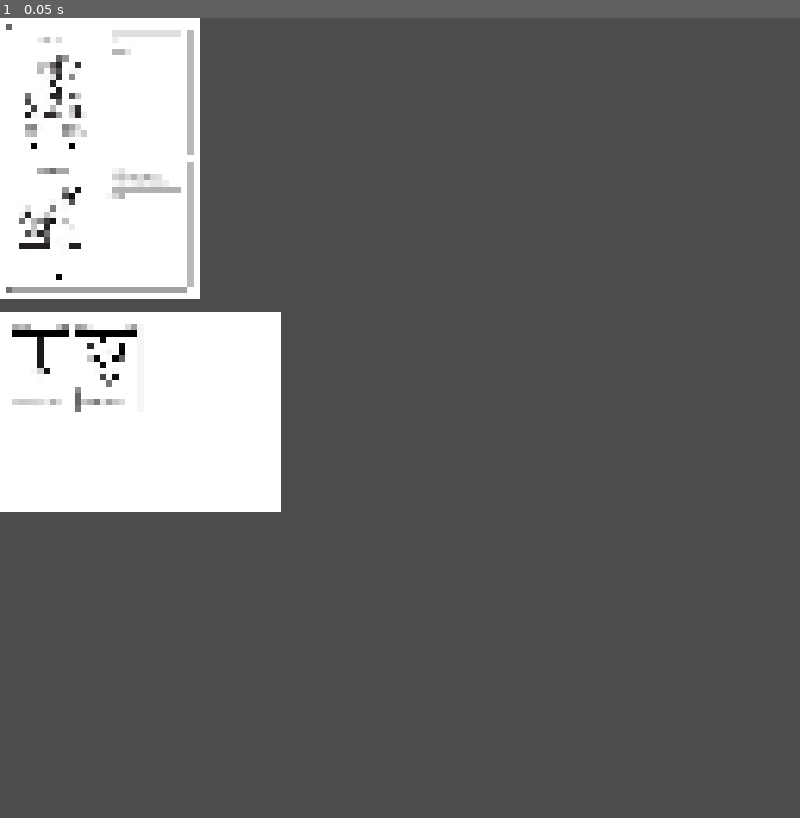
Above: before the commit, frame 1.
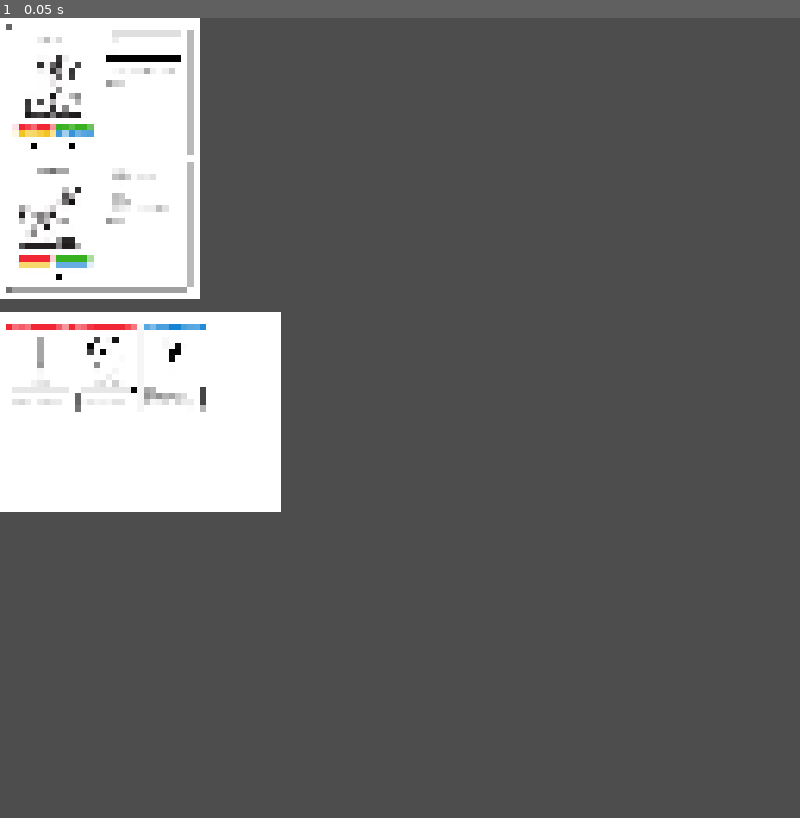
Above: after the commit, the same moment.

Repository: Paraldos/rpg-cards
Game: Godot game, scene res://content.tscn
The game is run twice, just before and just after one commit, with the same random seed, the same clock (stepped at 60 frames per second) and the same inputs. This scene is started directly instead of the project's main scene.
Inputs:
- Up to frame 1 (0.05 s): no input

The runs differ from the first frame. In frame 1, 1.7% of the frame differs, in the area x 0-26%, y 3-50%.

Commit message:
refined cards

Diff:
--- a/abilities/ability_display.gd
+++ b/abilities/ability_display.gd
@@ -24,3 +24,8 @@
 		title_label.text = ability.title
 		cost_label.text = "Kosten: %s" % ability.get_cost_text()
 		description_label.text = ability.description
+	custom_minimum_size.y = 0
+	call_deferred("_update_height")
+
+func _update_height() -> void:
+	custom_minimum_size.y = get_combined_minimum_size().y
--- a/abilities/ability_display.tscn
+++ b/abilities/ability_display.tscn
@@ -2,6 +2,7 @@
 
 [ext_resource type="Theme" uid="uid://boyufawc1em0m" path="res://base_theme.tres" id="1_ewlf4"]
 [ext_resource type="Script" uid="uid://l2j076htffxx" path="res://abilities/ability_display.gd" id="2_hxx7r"]
+[ext_resource type="Resource" uid="uid://df4h364o8t4c2" path="res://abilities/feint.tres" id="3_i2emq"]
 [ext_resource type="Theme" uid="uid://b68cax56mc5ab" path="res://H2.tres" id="4_ttl62"]
 
 [sub_resource type="StyleBoxFlat" id="StyleBoxFlat_50yph"]
@@ -21,11 +22,13 @@
 corner_radius_bottom_left = 15
 
 [node name="AbilityDisplay" type="PanelContainer" unique_id=1482443341]
+custom_minimum_size = Vector2(0, 111)
 offset_right = 585.0
-offset_bottom = 151.0
+offset_bottom = 111.0
 theme = ExtResource("1_ewlf4")
 theme_override_styles/panel = SubResource("StyleBoxFlat_50yph")
 script = ExtResource("2_hxx7r")
+ability = ExtResource("3_i2emq")
 
 [node name="VBoxContainer" type="VBoxContainer" parent="." unique_id=1888488429]
 layout_mode = 2
@@ -35,13 +38,16 @@
 unique_name_in_owner = true
 layout_mode = 2
 theme = ExtResource("4_ttl62")
+text = "Finte"
 uppercase = true
 
 [node name="Cost" type="Label" parent="VBoxContainer" unique_id=1965553673]
 unique_name_in_owner = true
 layout_mode = 2
+text = "Kosten: Erschöpfe diese Karte"
 
 [node name="Description" type="Label" parent="VBoxContainer" unique_id=1745180408]
 unique_name_in_owner = true
 layout_mode = 2
+text = "Du erhältst einen Vorteil auf eine Attacke."
 autowrap_mode = 3
--- a/abilities/block.tres
+++ /dev/null
@@ -1,10 +0,0 @@
-[gd_resource type="Resource" script_class="Ability" format=3 uid="uid://rjqym773ppyx"]
-
-[ext_resource type="Script" uid="uid://6aggftk6n70f" path="res://abilities/ability.gd" id="1_bowbf"]
-
-[resource]
-script = ExtResource("1_bowbf")
-title = "Blocken"
-cost = 1
-description = "Ignoriere den Schaden eines einzelnen Angriffs."
-metadata/_custom_type_script = "uid://6aggftk6n70f"
--- /dev/null
+++ b/abilities/bronze_block.tres
@@ -0,0 +1,10 @@
+[gd_resource type="Resource" script_class="Ability" format=3 uid="uid://rjqym773ppyx"]
+
+[ext_resource type="Script" uid="uid://6aggftk6n70f" path="res://abilities/ability.gd" id="1_pjfue"]
+
+[resource]
+script = ExtResource("1_pjfue")
+title = "Blocken"
+cost = 1
+description = "Du erhältst einen Vorteil auf eine Verteidigung."
+metadata/_custom_type_script = "uid://6aggftk6n70f"
--- /dev/null
+++ b/abilities/character_bloodthirsty.tres
@@ -0,0 +1,9 @@
+[gd_resource type="Resource" script_class="Ability" format=3 uid="uid://dpsv3dv767eq8"]
+
+[ext_resource type="Script" uid="uid://6aggftk6n70f" path="res://abilities/ability.gd" id="1_a7oy0"]
+
+[resource]
+script = ExtResource("1_a7oy0")
+title = "Blutrausch"
+description = "Führe sofort eine weitere Attacke aus, nachdem du einen Gegner ausgeschaltet hast."
+metadata/_custom_type_script = "uid://6aggftk6n70f"
--- a/abilities/character_rage.tres
+++ b/abilities/character_rage.tres
@@ -6,5 +6,5 @@
 script = ExtResource("1_bar0f")
 title = "Rage"
 cost = 2
-description = "Erhalte einen Vorteil auf eine beliebige Stärkeprobe."
+description = "Erhalte einen Vorteil auf eine beliebige Muckis Probe."
 metadata/_custom_type_script = "uid://6aggftk6n70f"
--- /dev/null
+++ b/abilities/character_tricks.tres
@@ -0,0 +1,11 @@
+[gd_resource type="Resource" script_class="Ability" format=3 uid="uid://bsb80pl6k3es2"]
+
+[ext_resource type="Script" uid="uid://6aggftk6n70f" path="res://abilities/ability.gd" id="1_nqpdu"]
+
+[resource]
+script = ExtResource("1_nqpdu")
+title = "Tricks:"
+description = "Du kannst kleine magische
+Effekte erzeugen, z.B. Fenster auf Distanz
+öffnen oder den Namen einer Person erraten."
+metadata/_custom_type_script = "uid://6aggftk6n70f"
--- /dev/null
+++ b/abilities/feint.tres
@@ -0,0 +1,10 @@
+[gd_resource type="Resource" script_class="Ability" format=3 uid="uid://df4h364o8t4c2"]
+
+[ext_resource type="Script" uid="uid://6aggftk6n70f" path="res://abilities/ability.gd" id="1_ty50b"]
+
+[resource]
+script = ExtResource("1_ty50b")
+title = "Finte"
+cost = 1
+description = "Du erhältst einen Vorteil auf eine Attacke."
+metadata/_custom_type_script = "uid://6aggftk6n70f"
--- /dev/null
+++ b/abilities/push.tres
@@ -0,0 +1,10 @@
+[gd_resource type="Resource" script_class="Ability" format=3 uid="uid://byqc4hvgh2ol7"]
+
+[ext_resource type="Script" uid="uid://6aggftk6n70f" path="res://abilities/ability.gd" id="1_f5s5v"]
+
+[resource]
+script = ExtResource("1_f5s5v")
+title = "Stoß"
+cost = 1
+description = "Stoße eine Person oder einen Gegenstand (max. 150 kg) W6 Meter von dir weg. Zählt als Zauberangriff."
+metadata/_custom_type_script = "uid://6aggftk6n70f"
--- a/base_theme.tres
+++ b/base_theme.tres
@@ -5,16 +5,16 @@
 [sub_resource type="StyleBoxLine" id="StyleBoxLine_0kc5u"]
 thickness = 4
 
-[sub_resource type="StyleBoxFlat" id="StyleBoxFlat_nrvge"]
+[sub_resource type="StyleBoxFlat" id="StyleBoxFlat_hjn8r"]
 content_margin_left = 20.0
 content_margin_top = 20.0
 content_margin_right = 20.0
 content_margin_bottom = 20.0
 bg_color = Color(1, 1, 1, 1)
-border_width_left = 3
-border_width_top = 3
-border_width_right = 3
-border_width_bottom = 3
+border_width_left = 4
+border_width_top = 4
+border_width_right = 4
+border_width_bottom = 4
 border_color = Color(0, 0, 0, 1)
 corner_radius_top_left = 10
 corner_radius_top_right = 10
@@ -27,10 +27,10 @@
 
 [resource]
 default_font = ExtResource("1_6qegq")
-default_font_size = 20
+default_font_size = 18
 HBoxContainer/constants/separation = 25
 HSeparator/styles/separator = SubResource("StyleBoxLine_0kc5u")
 Label/colors/font_color = Color(0, 0, 0, 1)
-PanelContainer/styles/panel = SubResource("StyleBoxFlat_nrvge")
+PanelContainer/styles/panel = SubResource("StyleBoxFlat_hjn8r")
 VBoxContainer/constants/separation = 20
 VSeparator/styles/separator = SubResource("StyleBoxLine_6qegq")
--- /dev/null
+++ b/cards/bronze_pushwand.tres
@@ -0,0 +1,18 @@
+[gd_resource type="Resource" script_class="Card" format=3 uid="uid://dj03i2emeffv8"]
+
+[ext_resource type="Resource" uid="uid://byqc4hvgh2ol7" path="res://abilities/push.tres" id="1_dob3v"]
+[ext_resource type="Texture2D" uid="uid://bgm2tli6y01gg" path="res://items_2.jpg" id="1_hjvu5"]
+[ext_resource type="Script" uid="uid://7len8qsmruat" path="res://cards/card.gd" id="1_jj68j"]
+
+[sub_resource type="AtlasTexture" id="AtlasTexture_dob3v"]
+atlas = ExtResource("1_hjvu5")
+region = Rect2(536, 32, 136, 208)
+
+[resource]
+script = ExtResource("1_jj68j")
+title = "Zauberstab"
+skill = 3
+img = SubResource("AtlasTexture_dob3v")
+ability = ExtResource("1_dob3v")
+tags = "Zauber; Fernkampf"
+metadata/_custom_type_script = "uid://7len8qsmruat"
--- a/cards/bronze_shield.tres
+++ b/cards/bronze_shield.tres
@@ -1,7 +1,7 @@
 [gd_resource type="Resource" script_class="Card" format=3 uid="uid://ercqnl744xco"]
 
 [ext_resource type="Script" uid="uid://7len8qsmruat" path="res://cards/card.gd" id="1_4uxxn"]
-[ext_resource type="Resource" uid="uid://rjqym773ppyx" path="res://abilities/block.tres" id="1_n3j34"]
+[ext_resource type="Resource" uid="uid://rjqym773ppyx" path="res://abilities/bronze_block.tres" id="1_n3j34"]
 [ext_resource type="Texture2D" uid="uid://bgm2tli6y01gg" path="res://items_2.jpg" id="2_iqq5t"]
 
 [sub_resource type="AtlasTexture" id="AtlasTexture_qrbmc"]
@@ -11,7 +11,7 @@
 [resource]
 script = ExtResource("1_4uxxn")
 title = "Schild"
-skill = 0
 img = SubResource("AtlasTexture_qrbmc")
 ability = ExtResource("1_n3j34")
+tags = "Unhandlich; Rüstung"
 metadata/_custom_type_script = "uid://7len8qsmruat"
--- a/cards/bronze_sword.tres
+++ b/cards/bronze_sword.tres
@@ -1,6 +1,6 @@
 [gd_resource type="Resource" script_class="Card" format=3 uid="uid://bwhnvebww4a8o"]
 
-[ext_resource type="Resource" uid="uid://yoa6b88jexjk" path="res://abilities/character_rage.tres" id="1_k01dn"]
+[ext_resource type="Resource" uid="uid://df4h364o8t4c2" path="res://abilities/feint.tres" id="1_k01dn"]
 [ext_resource type="Script" uid="uid://7len8qsmruat" path="res://cards/card.gd" id="1_re3ad"]
 [ext_resource type="Texture2D" uid="uid://bgm2tli6y01gg" path="res://items_2.jpg" id="2_gjfky"]
 
@@ -11,7 +11,7 @@
 [resource]
 script = ExtResource("1_re3ad")
 title = "Schwert"
-skill = 0
 img = SubResource("AtlasTexture_vpvsv")
 ability = ExtResource("1_k01dn")
+tags = "Nahkampf"
 metadata/_custom_type_script = "uid://7len8qsmruat"
--- a/cards/card.gd
+++ b/cards/card.gd
@@ -6,3 +6,4 @@
 @export var skill := Skills.SKILLS.STRENGTH
 @export var img : Texture2D
 @export var ability : Ability
+@export var tags : String = ""
--- a/cards/card_display.gd
+++ b/cards/card_display.gd
@@ -1,8 +1,10 @@
 @tool
 extends PanelContainer
 
+@onready var header_panel: PanelContainer = %HeaderPanel
 @onready var title: Label = %Title
 @onready var img: TextureRect = %Img
+@onready var tag_container: HFlowContainer = %TagContainer
 @onready var ability_display: PanelContainer = %AbilityDisplay
 @onready var skill: Label = %Skill
 
@@ -17,16 +19,31 @@
 func _ready() -> void:
 	_update()
 
+func _clean_container(container):
+	for child in container.get_children():
+		child.queue_free()
+
 func _update():
 	if not is_node_ready():
 		await ready
+	_clean_container(tag_container)
 	if card == null:
+		header_panel.self_modulate = Color("White")
 		title.text = ""
 		img.texture = null
 		ability_display.ability = null
 		skill = null
 	else:
+		header_panel.self_modulate = Skills.get_skill_color(card.skill)
 		title.text = card.title
+		skill.text = Skills.get_skill_name(card.skill)
 		img.texture = card.img
+		_add_tags()
 		ability_display.ability = card.ability
-		skill.text = Skills.get_skill_name(card.skill)
+
+func _add_tags() -> void:
+	print(card.tags.split(";"))
+	for tag in card.tags.split(";"):
+		var label := Label.new()
+		label.text = tag.strip_edges()
+		tag_container.add_child(label)
--- a/cards/card_display.tscn
+++ b/cards/card_display.tscn
@@ -6,7 +6,17 @@
 [ext_resource type="Resource" uid="uid://bwhnvebww4a8o" path="res://cards/bronze_sword.tres" id="3_ychx0"]
 [ext_resource type="PackedScene" uid="uid://b786uabnbl0m2" path="res://abilities/ability_display.tscn" id="4_ychx0"]
 [ext_resource type="Texture2D" uid="uid://bgm2tli6y01gg" path="res://items_2.jpg" id="5_kwjbw"]
-[ext_resource type="Resource" uid="uid://yoa6b88jexjk" path="res://abilities/character_rage.tres" id="7_1ldxn"]
+
+[sub_resource type="StyleBoxFlat" id="StyleBoxFlat_0kc5u"]
+content_margin_bottom = 15.0
+bg_color = Color(1, 1, 1, 1)
+border_width_bottom = 4
+border_color = Color(0, 0, 0, 1)
+corner_radius_top_left = 6
+corner_radius_top_right = 5
+expand_margin_left = 16.0
+expand_margin_top = 16.0
+expand_margin_right = 16.0
 
 [sub_resource type="AtlasTexture" id="AtlasTexture_vpvsv"]
 atlas = ExtResource("5_kwjbw")
@@ -15,6 +25,7 @@
 [node name="Card" type="PanelContainer" unique_id=901832941]
 custom_minimum_size = Vector2(411, 568)
 custom_maximum_size = Vector2(411, 568)
+clip_contents = true
 offset_right = 40.0
 offset_bottom = 40.0
 theme = ExtResource("1_ivai2")
@@ -24,42 +35,49 @@
 [node name="VBoxContainer" type="VBoxContainer" parent="." unique_id=1195899983]
 layout_mode = 2
 
-[node name="HBoxContainer" type="HBoxContainer" parent="VBoxContainer" unique_id=936508691]
+[node name="HeaderPanel" type="PanelContainer" parent="VBoxContainer" unique_id=88368958]
+unique_name_in_owner = true
+self_modulate = Color(0.9490196, 0.15294118, 0.21176471, 1)
+layout_mode = 2
+theme_override_styles/panel = SubResource("StyleBoxFlat_0kc5u")
+
+[node name="HBoxContainer" type="HBoxContainer" parent="VBoxContainer/HeaderPanel" unique_id=936508691]
 layout_mode = 2
 
-[node name="Title" type="Label" parent="VBoxContainer/HBoxContainer" unique_id=187854856]
+[node name="Title" type="Label" parent="VBoxContainer/HeaderPanel/HBoxContainer" unique_id=187854856]
 unique_name_in_owner = true
 layout_mode = 2
 size_flags_horizontal = 3
 size_flags_vertical = 1
 theme = ExtResource("3_2ffn3")
+theme_override_colors/font_color = Color(1, 1, 1, 1)
 text = "Schwert"
 
-[node name="Skill" type="Label" parent="VBoxContainer/HBoxContainer" unique_id=210758400]
+[node name="Skill" type="Label" parent="VBoxContainer/HeaderPanel/HBoxContainer" unique_id=210758400]
 unique_name_in_owner = true
 layout_mode = 2
 size_flags_horizontal = 3
 size_flags_vertical = 1
 theme = ExtResource("3_2ffn3")
+theme_override_colors/font_color = Color(1, 1, 1, 1)
 text = "Muckis"
 horizontal_alignment = 2
 
-[node name="HSeparator" type="HSeparator" parent="VBoxContainer" unique_id=1812480108]
-layout_mode = 2
-
 [node name="Img" type="TextureRect" parent="VBoxContainer" unique_id=882731744]
 unique_name_in_owner = true
-custom_minimum_size = Vector2(300, 300)
-custom_maximum_size = Vector2(300, 300)
 layout_mode = 2
-size_flags_horizontal = 4
-size_flags_vertical = 4
+size_flags_vertical = 3
 texture = SubResource("AtlasTexture_vpvsv")
-expand_mode = 1
+expand_mode = 3
 stretch_mode = 5
+
+[node name="TagContainer" type="HFlowContainer" parent="VBoxContainer" unique_id=161784755]
+unique_name_in_owner = true
+layout_mode = 2
+theme_override_constants/h_separation = 15
+alignment = 1
 
 [node name="AbilityDisplay" parent="VBoxContainer" unique_id=1482443341 instance=ExtResource("4_ychx0")]
 unique_name_in_owner = true
+custom_minimum_size = Vector2(0, 131)
 layout_mode = 2
-size_flags_vertical = 3
-ability = ExtResource("7_1ldxn")
--- a/character_sheet/barbar.tres
+++ b/character_sheet/barbar.tres
@@ -2,6 +2,7 @@
 
 [ext_resource type="Script" uid="uid://6aggftk6n70f" path="res://abilities/ability.gd" id="1_qphqm"]
 [ext_resource type="Resource" uid="uid://yoa6b88jexjk" path="res://abilities/character_rage.tres" id="2_w12rw"]
+[ext_resource type="Resource" uid="uid://dpsv3dv767eq8" path="res://abilities/character_bloodthirsty.tres" id="3_ev8bo"]
 [ext_resource type="Script" uid="uid://4428p6trdevq" path="res://character_sheet/character_class.gd" id="3_obdxi"]
 [ext_resource type="Texture2D" uid="uid://dhp8qou85o4ai" path="res://classes.jpg" id="3_w12rw"]
 
@@ -14,7 +15,7 @@
 title = "Barbar"
 max_health = 5
 img = SubResource("AtlasTexture_50yph")
-abilities = Array[ExtResource("1_qphqm")]([ExtResource("2_w12rw")])
+abilities = Array[ExtResource("1_qphqm")]([ExtResource("2_w12rw"), ExtResource("3_ev8bo")])
 strength = 3
 dex = 2
 metadata/_custom_type_script = "uid://4428p6trdevq"
--- a/character_sheet/character_sheet.tscn
+++ b/character_sheet/character_sheet.tscn
@@ -26,6 +26,42 @@
 [sub_resource type="AtlasTexture" id="AtlasTexture_50yph"]
 atlas = ExtResource("4_fc5gk")
 region = Rect2(186, 0, 177, 199)
+
+[sub_resource type="StyleBoxFlat" id="StyleBoxFlat_wcdav"]
+content_margin_top = 5.0
+content_margin_bottom = 5.0
+bg_color = Color(0.9490196, 0.15294118, 0.21176471, 1)
+corner_radius_top_left = 10
+corner_radius_top_right = 10
+corner_radius_bottom_right = 10
+corner_radius_bottom_left = 10
+
+[sub_resource type="StyleBoxFlat" id="StyleBoxFlat_luk3r"]
+content_margin_top = 5.0
+content_margin_bottom = 5.0
+bg_color = Color(0.21960784, 0.6901961, 0.12156863, 1)
+corner_radius_top_left = 10
+corner_radius_top_right = 10
+corner_radius_bottom_right = 10
+corner_radius_bottom_left = 10
+
+[sub_resource type="StyleBoxFlat" id="StyleBoxFlat_hdmsv"]
+content_margin_top = 5.0
+content_margin_bottom = 5.0
+bg_color = Color(0.9490196, 0.76862746, 0.1254902, 1)
+corner_radius_top_left = 10
+corner_radius_top_right = 10
+corner_radius_bottom_right = 10
+corner_radius_bottom_left = 10
+
+[sub_resource type="StyleBoxFlat" id="StyleBoxFlat_fni2m"]
+content_margin_top = 5.0
+content_margin_bottom = 5.0
+bg_color = Color(0.08235294, 0.5137255, 0.827451, 1)
+corner_radius_top_left = 10
+corner_radius_top_right = 10
+corner_radius_bottom_right = 10
+corner_radius_bottom_left = 10
 
 [node name="CharSheet" type="PanelContainer" unique_id=722183030]
 custom_minimum_size = Vector2(1114, 814)
@@ -63,8 +99,8 @@
 
 [node name="GridContainer" type="GridContainer" parent="HBoxContainer/VBoxContainer2" unique_id=867299319]
 layout_mode = 2
-theme_override_constants/h_separation = 25
-theme_override_constants/v_separation = 15
+theme_override_constants/h_separation = 5
+theme_override_constants/v_separation = 5
 columns = 2
 
 [node name="Strength" type="Label" parent="HBoxContainer/VBoxContainer2/GridContainer" unique_id=475742302]
@@ -72,6 +108,8 @@
 layout_mode = 2
 size_flags_horizontal = 3
 theme = ExtResource("5_fc5gk")
+theme_override_colors/font_color = Color(1, 1, 1, 1)
+theme_override_styles/normal = SubResource("StyleBoxFlat_wcdav")
 text = "Muckis: 3"
 horizontal_alignment = 1
 
@@ -80,6 +118,8 @@
 layout_mode = 2
 size_flags_horizontal = 3
 theme = ExtResource("5_fc5gk")
+theme_override_colors/font_color = Color(1, 1, 1, 1)
+theme_override_styles/normal = SubResource("StyleBoxFlat_luk3r")
 text = "Tricks: 2"
 horizontal_alignment = 1
 
@@ -88,6 +128,8 @@
 layout_mode = 2
 size_flags_horizontal = 3
 theme = ExtResource("5_fc5gk")
+theme_override_colors/font_color = Color(1, 1, 1, 1)
+theme_override_styles/normal = SubResource("StyleBoxFlat_hdmsv")
 text = "Charm: 1"
 horizontal_alignment = 1
 
@@ -96,6 +138,8 @@
 layout_mode = 2
 size_flags_horizontal = 3
 theme = ExtResource("5_fc5gk")
+theme_override_colors/font_color = Color(1, 1, 1, 1)
+theme_override_styles/normal = SubResource("StyleBoxFlat_fni2m")
 text = "Köpfchen: 1"
 horizontal_alignment = 1
 
--- a/character_sheet/wizard.tres
+++ b/character_sheet/wizard.tres
@@ -4,6 +4,7 @@
 [ext_resource type="Script" uid="uid://4428p6trdevq" path="res://character_sheet/character_class.gd" id="2_iforn"]
 [ext_resource type="Resource" uid="uid://obnhh0kdyl4e" path="res://abilities/character_clairvoyance.tres" id="2_mc60m"]
 [ext_resource type="Texture2D" uid="uid://dhp8qou85o4ai" path="res://classes.jpg" id="2_tqoon"]
+[ext_resource type="Resource" uid="uid://bsb80pl6k3es2" path="res://abilities/character_tricks.tres" id="3_mc60m"]
 
 [sub_resource type="AtlasTexture" id="AtlasTexture_0kc5u"]
 atlas = ExtResource("2_tqoon")
@@ -14,7 +15,7 @@
 title = "Zauberer"
 max_health = 3
 img = SubResource("AtlasTexture_0kc5u")
-abilities = Array[ExtResource("1_vskbq")]([ExtResource("2_mc60m")])
+abilities = Array[ExtResource("1_vskbq")]([ExtResource("2_mc60m"), ExtResource("3_mc60m")])
 charm = 2
 wits = 3
 metadata/_custom_type_script = "uid://4428p6trdevq"
--- a/content.tscn
+++ b/content.tscn
@@ -7,6 +7,7 @@
 [ext_resource type="PackedScene" uid="uid://brxg66dfgreup" path="res://cards/card_display.tscn" id="5_1w2mm"]
 [ext_resource type="Resource" uid="uid://bwhnvebww4a8o" path="res://cards/bronze_sword.tres" id="6_bgi3g"]
 [ext_resource type="Resource" uid="uid://ercqnl744xco" path="res://cards/bronze_shield.tres" id="7_g02ok"]
+[ext_resource type="Resource" uid="uid://dj03i2emeffv8" path="res://cards/bronze_pushwand.tres" id="7_uryp3"]
 
 [node name="Content" type="CanvasLayer" unique_id=1579395896]
 
@@ -98,3 +99,9 @@
 size_flags_horizontal = 3
 size_flags_vertical = 3
 card = ExtResource("7_g02ok")
+
+[node name="Card3" parent="VBoxContainer/GridContainer2/Karten1/MarginContainer/GridContainer" unique_id=1974603398 instance=ExtResource("5_1w2mm")]
+layout_mode = 2
+size_flags_horizontal = 3
+size_flags_vertical = 3
+card = ExtResource("7_uryp3")
--- a/skills/skills.gd
+++ b/skills/skills.gd
@@ -21,3 +21,16 @@
 			return "Köpfchen"
 		_:
 			return ""
+
+static func get_skill_color(skill: SKILLS) -> Color:
+	match skill:
+		SKILLS.STRENGTH:
+			return Color("f22736")
+		SKILLS.DEX:
+			return Color("38b01f")
+		SKILLS.CHARM:
+			return Color("f2c420")
+		SKILLS.WITS:
+			return Color("1583d3")
+		_:
+			return Color("ffffff")
